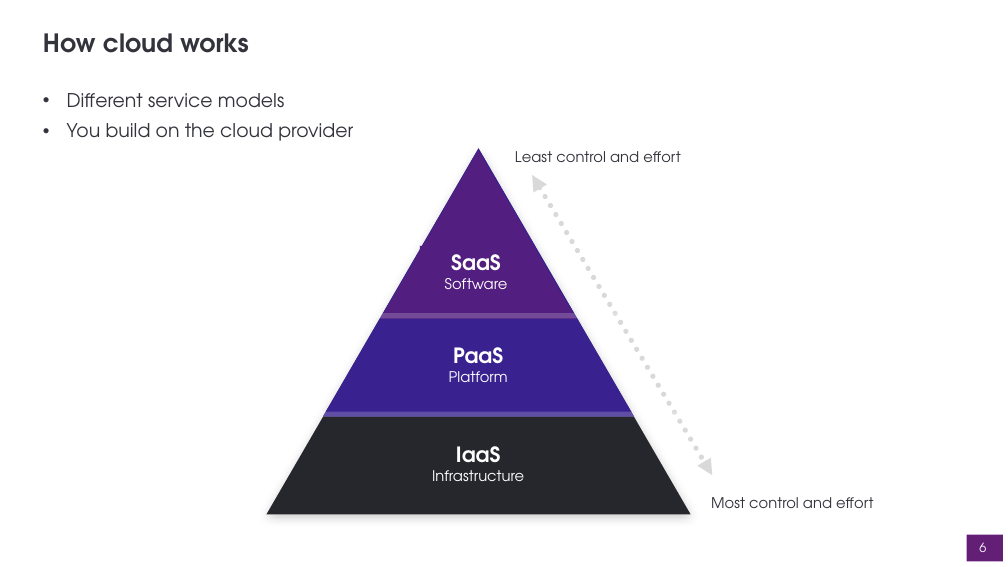
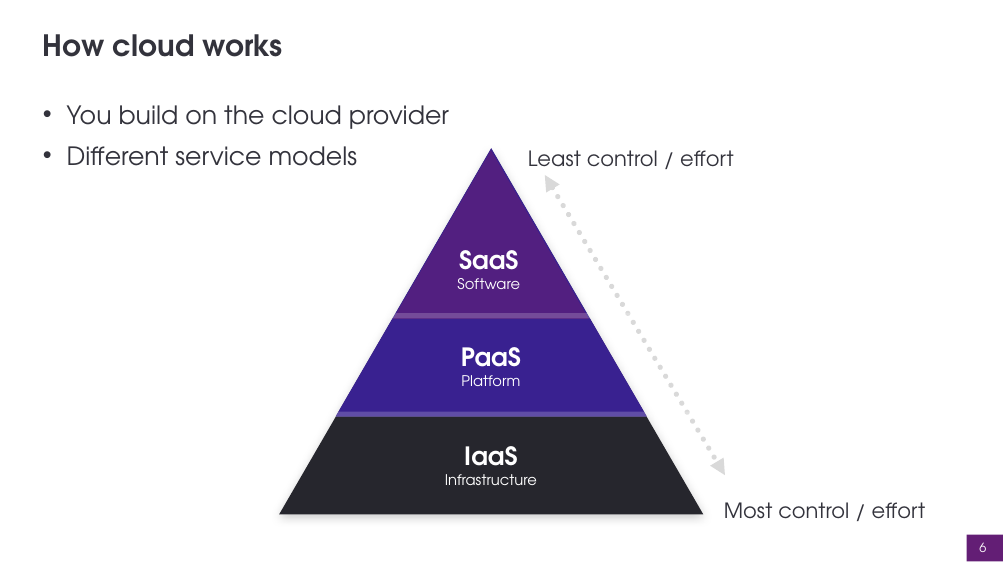
Before and after one commit to dto-btn/reading-material, a slide deck: slide 6 of presentations/digital-hour-cloud-automation.pptx. Drawn at 1008x567 pixels with LibreOffice and Linux fonts; fonts in the diff are those of the drawing; background and template pictures are left out. Boxes give left, top, right and bottom in pixels: in the first picture for what was removed or moved away, otherwise in the second. Text is boxed around its words. In the diff, an @@ line names an element or a change of style, - is before the commit and + after.

```diff
--- a/presentations/digital-hour-cloud-automation.pptx
+++ b/presentations/digital-hour-cloud-automation.pptx
@@ title "How cloud works" at (43,34,283,57): size 24 to 28 pt @@
@@ text "You build on the cloud ...": place and size @@
-text "You build on the cloud ..." at (67,93,353,141)
+text "You build on the cloud ..." at (67,105,449,166)
@@ text at (67,105,449,129): paragraph added @@
+• You build on the cloud provider
@@ text at (67,123,353,141): paragraph removed @@
-• You build on the cloud provider
@@ text at (67,146,358,166): size 18 to 24 pt in "Different service models"; line spacing 0.9 to 1 @@
@@ 3 triangles, 1 double arrow: place and size @@
-3 triangles, 1 double arrow at (266,148,712,515)
+3 triangles, 1 double arrow at (279,148,725,515)
@@ text at (528,150,734,167): text changed; size 14 to 20 pt @@
-Least control and effort
+Least control / effort
@@ text "SaaS": place and size @@
-text "SaaS" at (445,254,508,289)
+text "SaaS" at (457,250,520,289)
@@ text at (459,250,518,280): size 20 to 24 pt in "SaaS" @@
@@ line moved from (73, 316) - (909, 316) to (85, 316) - (921, 316) @@
@@ text "PaaS": place and size @@
-text "PaaS" at (449,347,508,382)
+text "PaaS" at (461,347,521,386)
@@ text at (461,347,521,377): size 20 to 24 pt in "PaaS" @@
@@ line moved from (90, 414) - (926, 414) to (102, 414) - (938, 414) @@
@@ text "IaaS": place and size @@
-text "IaaS" at (432,446,524,481)
+text "IaaS" at (445,446,537,485)
@@ text at (464,446,517,476): size 20 to 24 pt in "IaaS" @@
@@ text at (724,502,926,519): text changed; size 14 to 20 pt @@
-Most control and effort
+Most control / effort
```
Also in this commit, not shown: 9 other slides changed, 1 other file.
